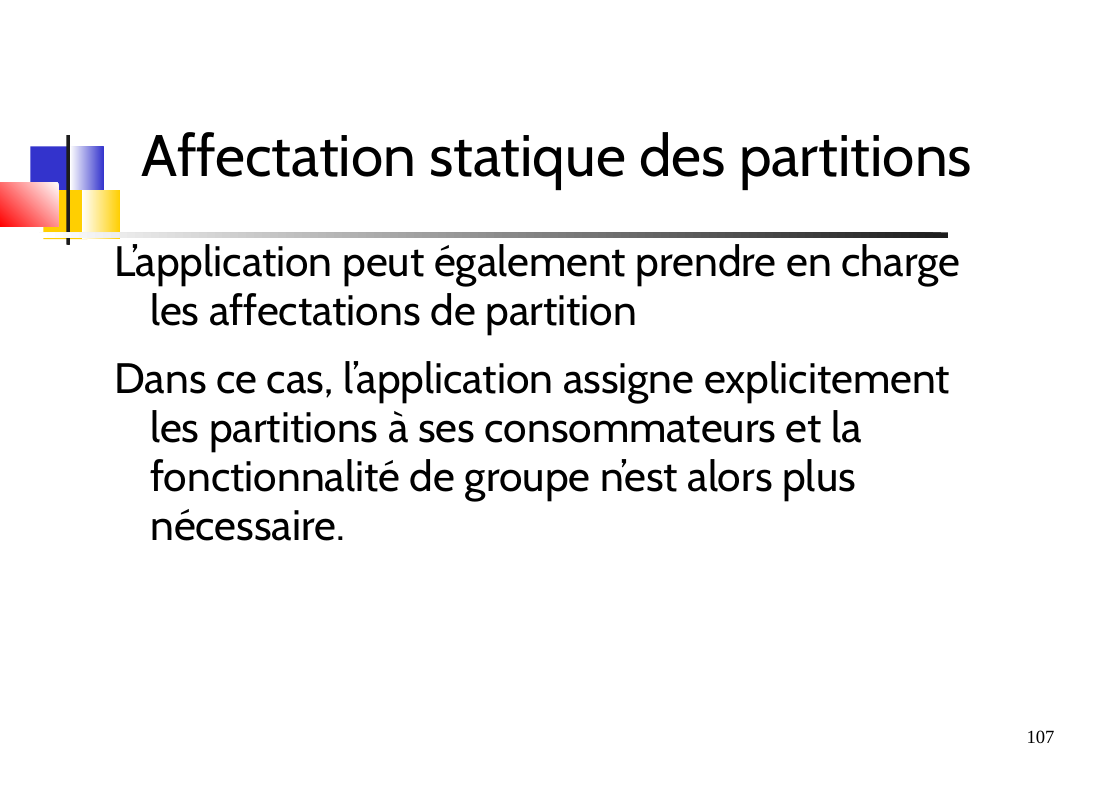
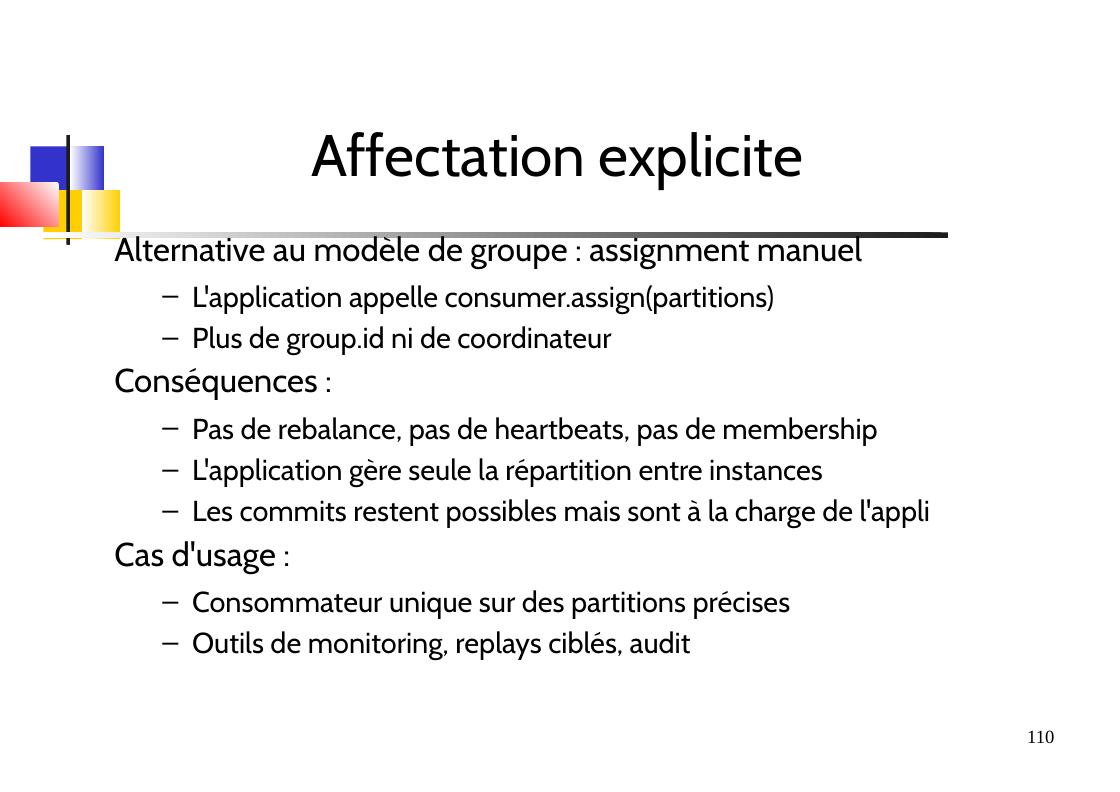
Before and after one commit to dthibau/kafka, a slide deck: slide 110 of KafkaAdmin.odp (slide 107 before the commit). Drawn at 1120x792 pixels with LibreOffice and Linux fonts; fonts in the diff are those of the drawing. Boxes give left, top, right and bottom in pixels: in the first picture for what was removed or moved away, otherwise in the second. Text is boxed around its words. In the diff, an @@ line names an element or a change of style, - is before the commit and + after.

```diff
--- a/KafkaAdmin.odp
+++ b/KafkaAdmin.odp
@@ title at (x1=311, y1=132, x2=804, y2=189): text changed @@
-Affectation statique des partitions
+Affectation explicite
@@ text at (x1=114, y1=233, x2=930, y2=660): text changed; size 32 to 21.7 pt @@
-L’application peut également prendre en charge les affectations de partition
-Dans ce cas, l’application assigne explicitement les partitions à ses consommateurs et la fonctionnalité de groupe n’est alors plus nécessaire.
+Alternative au modèle de groupe : assignment manuel
+  – L'application appelle consumer.assign(partitions)
+  – Plus de group.id ni de coordinateur
+Conséquences :
+  – Pas de rebalance, pas de heartbeats, pas de membership
+  – L'application gère seule la répartition entre instances
+  – Les commits restent possibles mais sont à la charge de l'appli
+Cas d'usage :
+  – Consommateur unique sur des partitions précises
+  – Outils de monitoring, replays ciblés, audit
@@ page number at (x1=1027, y1=730, x2=1054, y2=743): text changed @@
-107
+110
```
Also in this commit, not shown: 55 other slides changed, 98 slides added, 73 slides removed, 23 other files.
